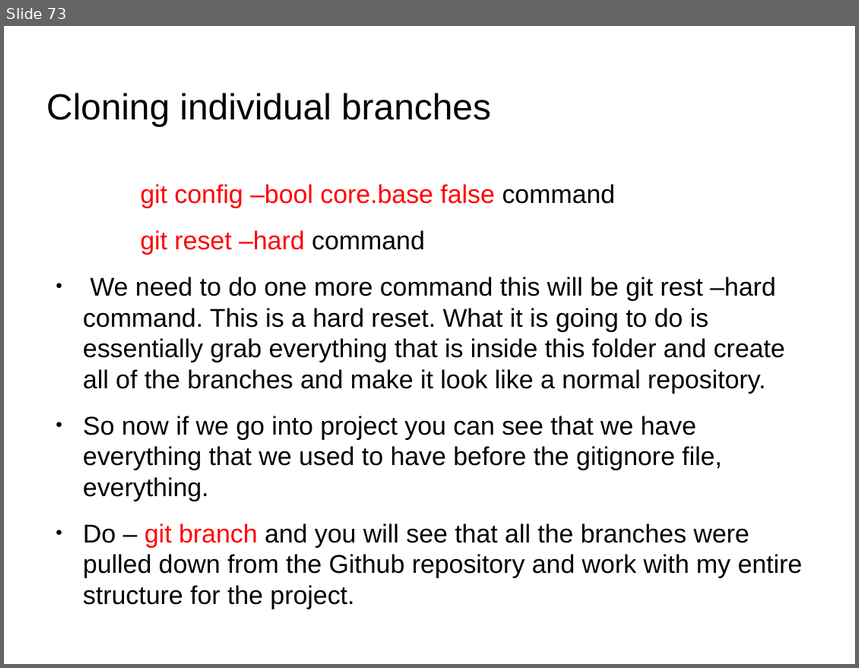
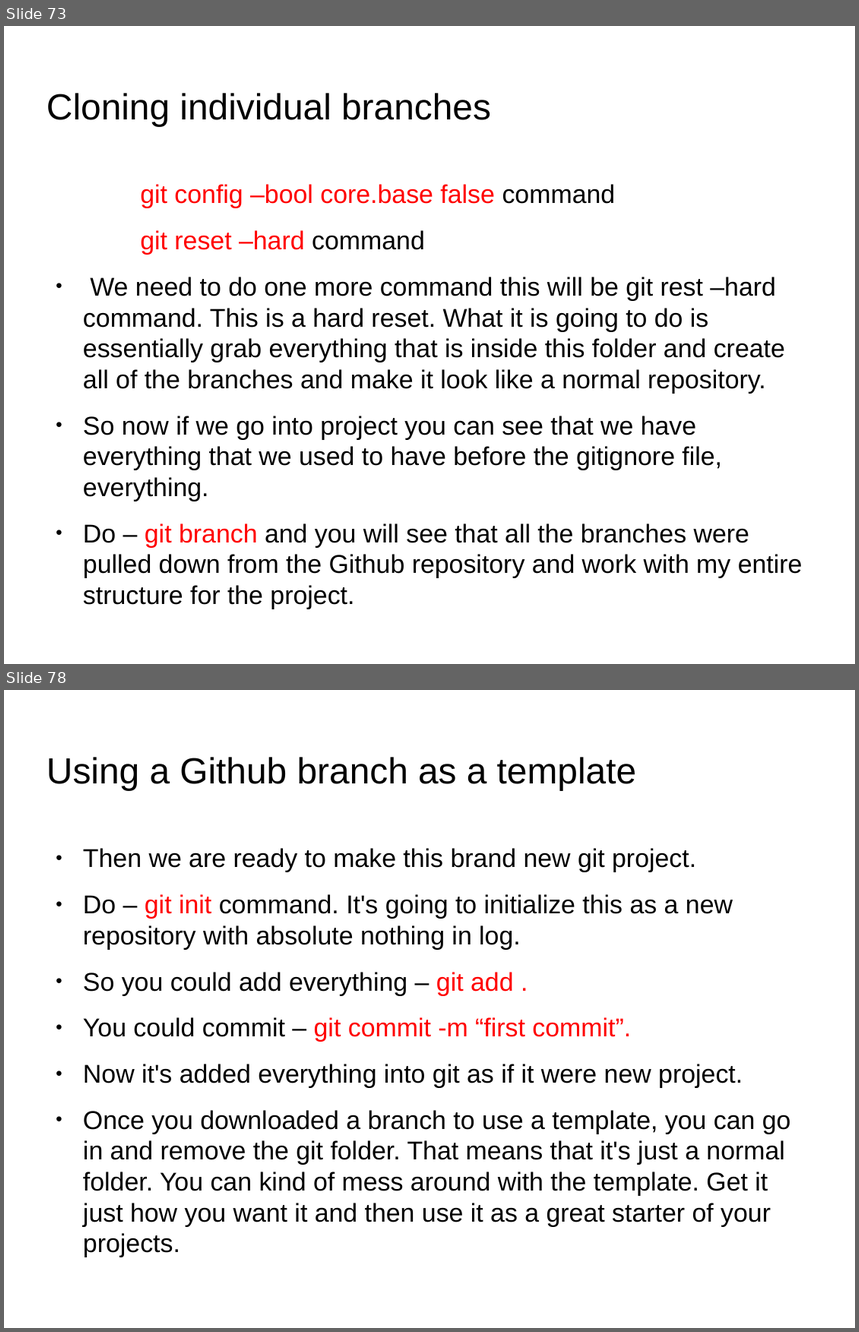
Before and after one commit to anumsh/Learning-Git-and-Github, a slide deck: git_and_GitHub.odp. Shown one above the other, each under a label of ours: slide 73 before the commit, slides 73 and 78 after it; the slides between them are not shown. The pictures are 859x668 and 859x1332 pixels, drawn with LibreOffice and Linux fonts; fonts in the diff are those of the drawing; background and template pictures are left out. Boxes give left, top, right and bottom in pixels: in the first picture for what was removed or moved away, otherwise in the second. Text is boxed around its words. In the diff, an @@ line names an element or a change of style, - is before the commit and + after.

Commit message:
feat: Using github branch as a template

```diff
--- a/git_and_GitHub.odp
+++ b/git_and_GitHub.odp
@@ slide 78 added at box(4, 690, 855, 1328), background picture (left out) @@
@@ title added at box(47, 757, 636, 790), 33.9 pt, text #000000 @@
+Using a Github branch as a template
@@ text added at box(83, 848, 791, 1227), 24.1 pt, text #000000 @@
+● Then we are ready to make this brand new git project.
+● Do – git init command. It's going to initialize this as a new repository with absolute nothing in log.
+● So you could add everything – git add .
+● You could commit – git commit -m “first commit”.
+● Now it's added everything into git as if it were new project.
+● Once you downloaded a branch to use a template, you can go in and remove the git folder. That means that it's just a normal folder. You can kind of mess around with the template. Get it just how you want it and then use it as a great starter of your projects.
```
Also in this commit, not shown: 2 slides changed, 5 other slides added.
